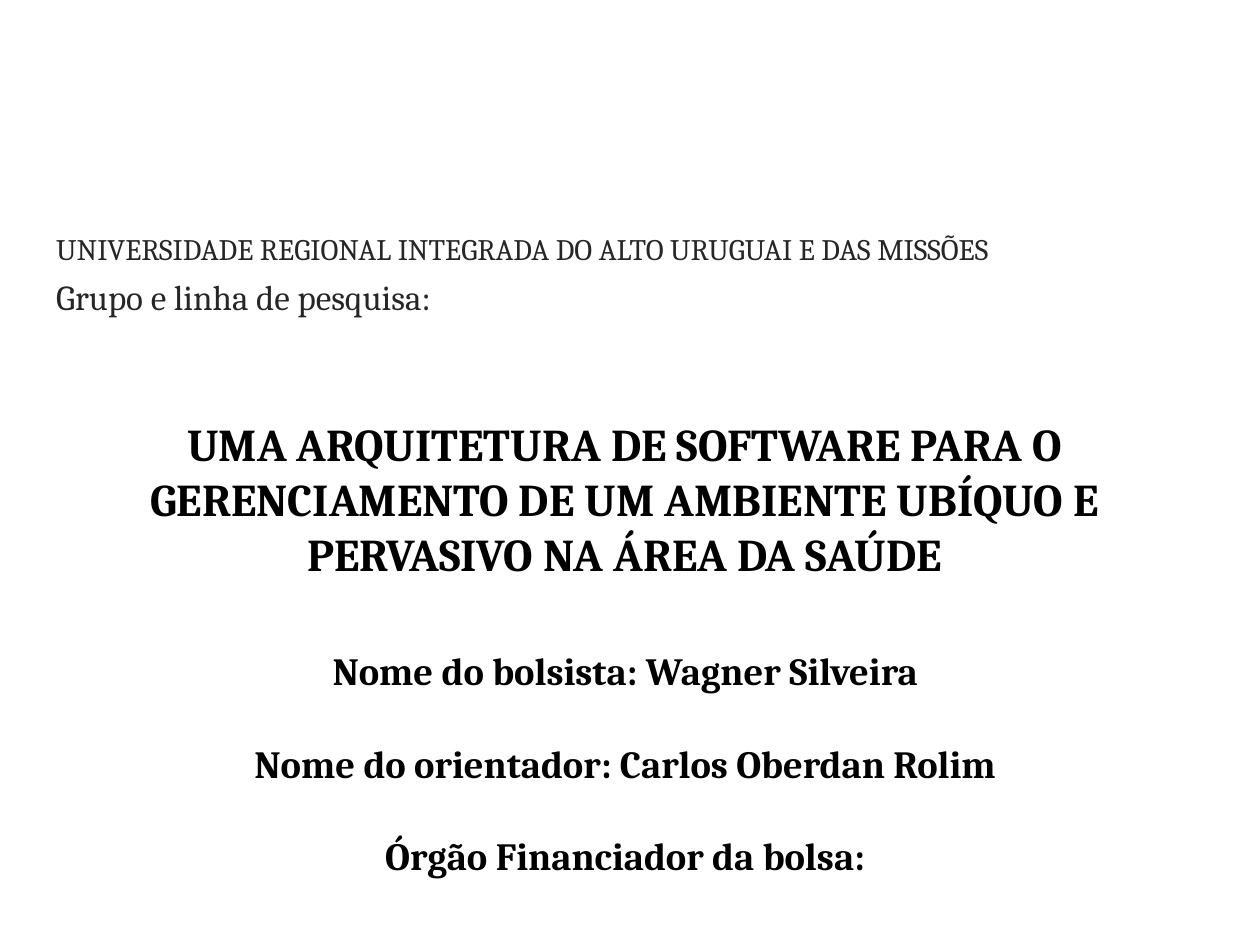
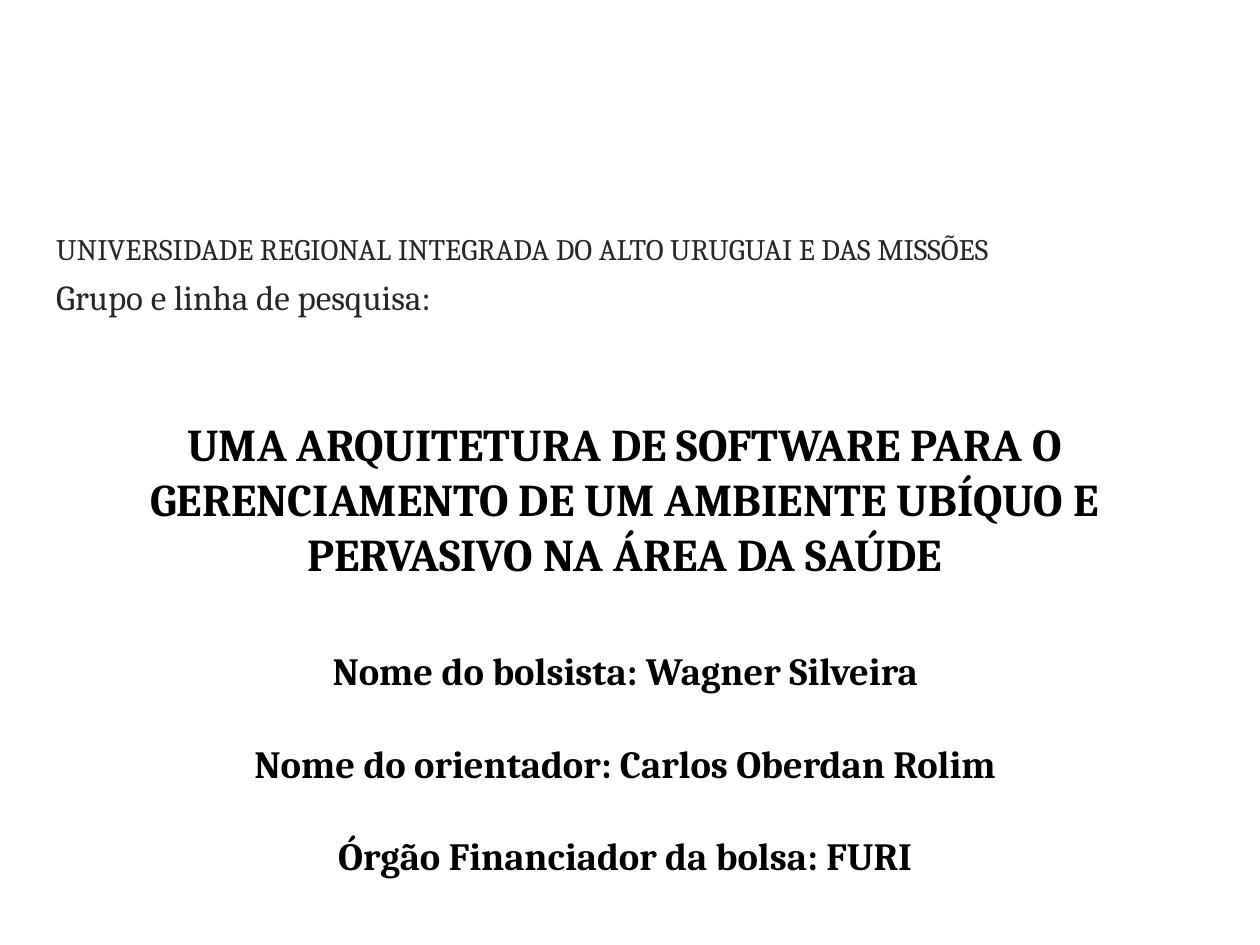
Before and after one commit to wagnerdevel/urimed-docs, a slide deck: slide 1 of apresentacao-siic/apresentacao.ppt. Drawn at 1260x945 pixels with LibreOffice and Linux fonts; fonts in the diff are those of the drawing; background and template pictures are left out. Boxes give left, top, right and bottom in pixels: in the first picture for what was removed or moved away, otherwise in the second. Text is boxed around its words. In the diff, an @@ line names an element or a change of style, - is before the commit and + after.

Commit message:
Apresentacao concluida. Aguardando revisao orientador

```diff
--- a/apresentacao-siic/apresentacao.ppt
+++ b/apresentacao-siic/apresentacao.ppt
@@ title at (150, 430, 1098, 879): text changed @@
-UMA ARQUITETURA DE SOFTWARE PARA O GERENCIAMENTO DE UM AMBIENTE UBÍQUO E PERVASIVO NA ÁREA DA SAÚDE
-Nome do bolsista: Wagner Silveira
-Nome do orientador: Carlos Oberdan Rolim
-Órgão Financiador da bolsa:
+UMA ARQUITETURA DE SOFTWARE PARA O GERENCIAMENTO DE UM AMBIENTE UBÍQUO E PERVASIVO NA ÁREA DA SAÚDE
+Nome do bolsista: Wagner Silveira
+Nome do orientador: Carlos Oberdan Rolim
+Órgão Financiador da bolsa: FURI
```
Also in this commit, not shown: 1 other slide changed, 6 slides added, 7 slides removed, 2 other files.
